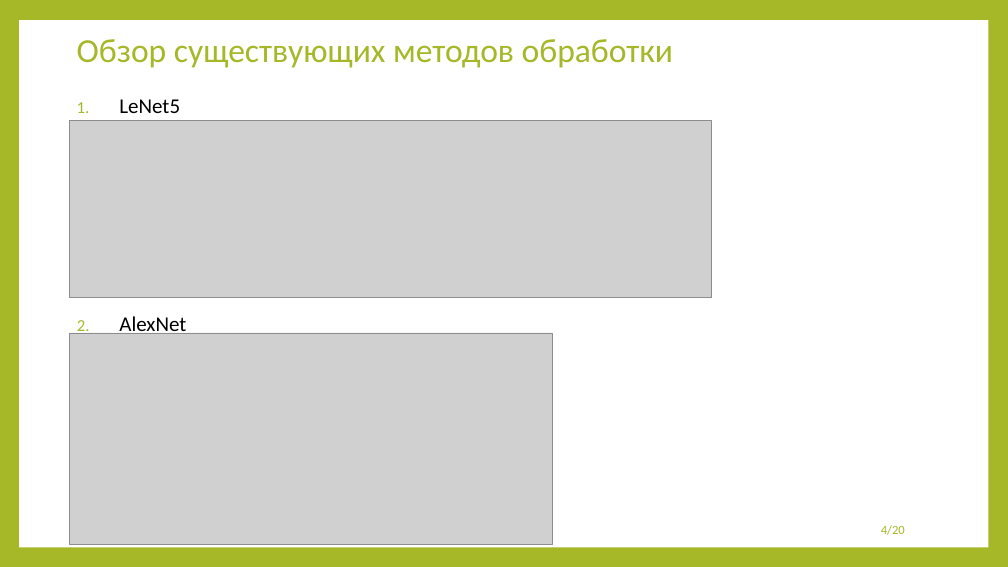
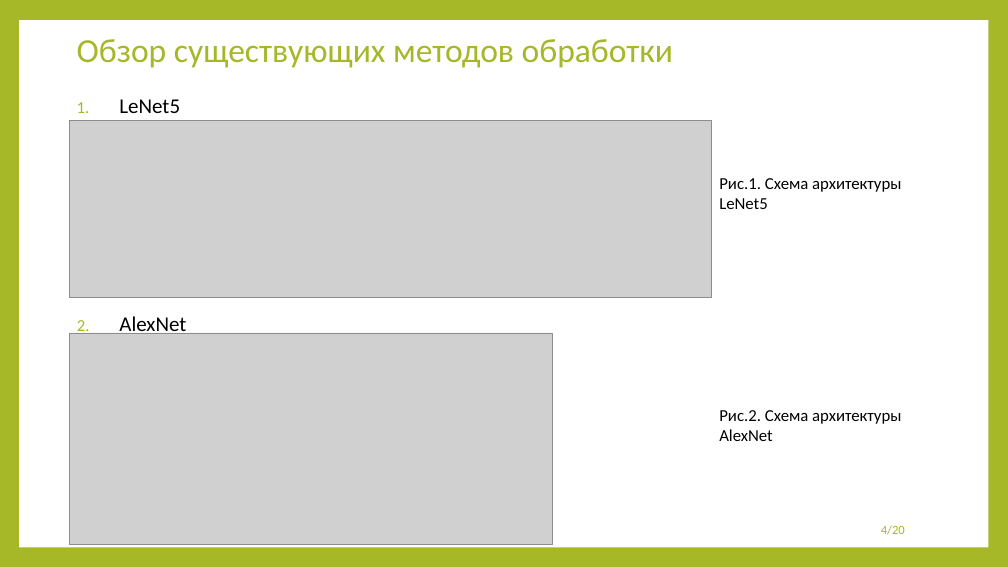
Before and after one commit to 13Fire13nyu/MasterDegree, a slide deck: slide 4 of presentation/presentation.pptx. Drawn at 1008x567 pixels with LibreOffice and Linux fonts; fonts in the diff are those of the drawing; grey boxes stand for pictures. Boxes give left, top, right and bottom in pixels: in the first picture for what was removed or moved away, otherwise in the second. Text is boxed around its words. In the diff, an @@ line names an element or a change of style, - is before the commit and + after.

```diff
--- a/presentation/presentation.pptx
+++ b/presentation/presentation.pptx
@@ text added at [719,178,901,209], 16 pt, text #000000 @@
+Рис.1. Схема архитектуры LeNet5
@@ text added at [719,410,901,441], 16 pt, text #000000 @@
+Рис.2. Схема архитектуры AlexNet
```
Also in this commit, not shown: 6 other slides changed.
